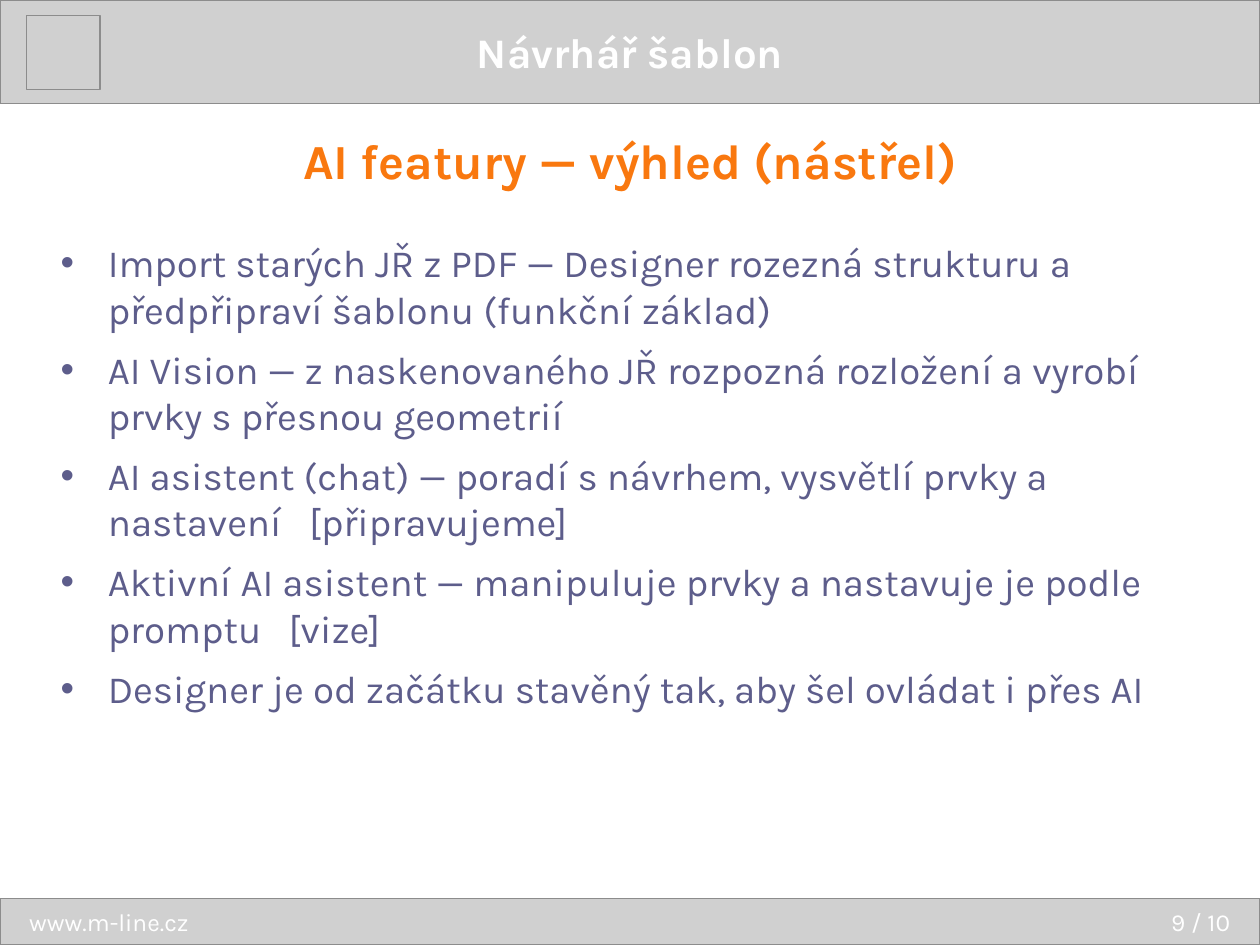
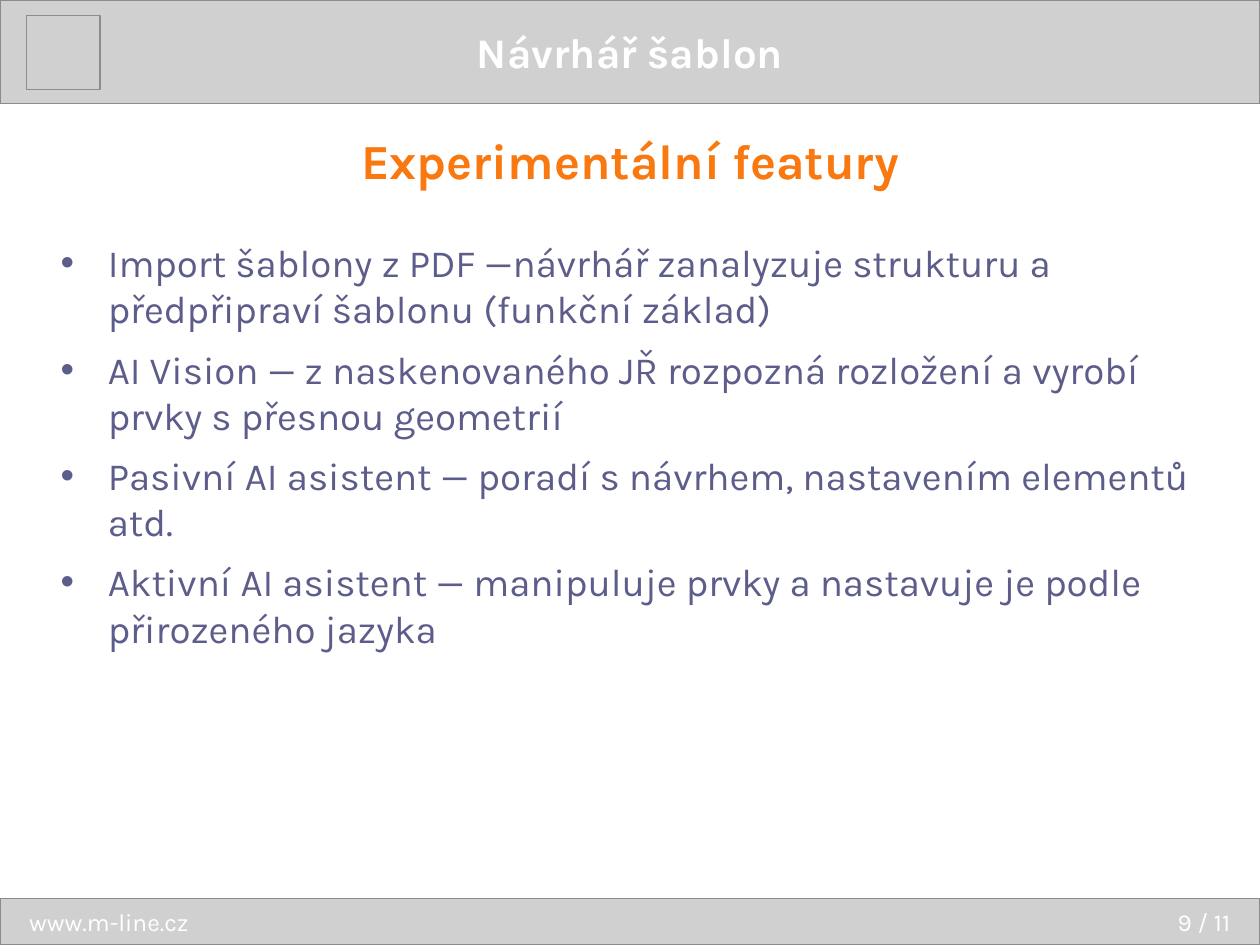
Before and after one commit to dracekmartin/EDISON2-projekt, a slide deck: slide 9 of TemplateDesigner/prezentace/TemplateDesigner.pptx. Drawn at 1260x945 pixels with LibreOffice and Linux fonts; fonts in the diff are those of the drawing; grey boxes stand for pictures. Boxes give left, top, right and bottom in pixels: in the first picture for what was removed or moved away, otherwise in the second. Text is boxed around its words. In the diff, an @@ line names an element or a change of style, - is before the commit and + after.

```diff
--- a/TemplateDesigner/prezentace/TemplateDesigner.pptx
+++ b/TemplateDesigner/prezentace/TemplateDesigner.pptx
@@ text at (361, 140, 898, 191): text changed @@
-AI featury — výhled (nástřel)
+Experimentální featury
@@ text at (108, 248, 1051, 332): text changed @@
-• Import starých JŘ z PDF — Designer rozezná strukturu a předpřipraví šablonu (funkční základ)
+• Import šablony z PDF —návrhář zanalyzuje strukturu a předpřipraví šablonu (funkční základ)
@@ text at (108, 460, 1188, 606): text changed @@
-• AI asistent (chat) — poradí s návrhem, vysvětlí prvky a nastavení [připravujeme]
-• Aktivní AI asistent — manipuluje prvky a nastavuje je podle promptu [vize]
-• Designer je od začátku stavěný tak, aby šel ovládat i přes AI
+• Pasivní AI asistent — poradí s návrhem, nastavením elementů atd.
+• Aktivní AI asistent — manipuluje prvky a nastavuje je podle přirozeného jazyka
@@ text at (1178, 916, 1230, 931): text changed @@
-9 / 10
+9 / 11
```
Also in this commit, not shown: 7 other slides changed, 1 slide added.
